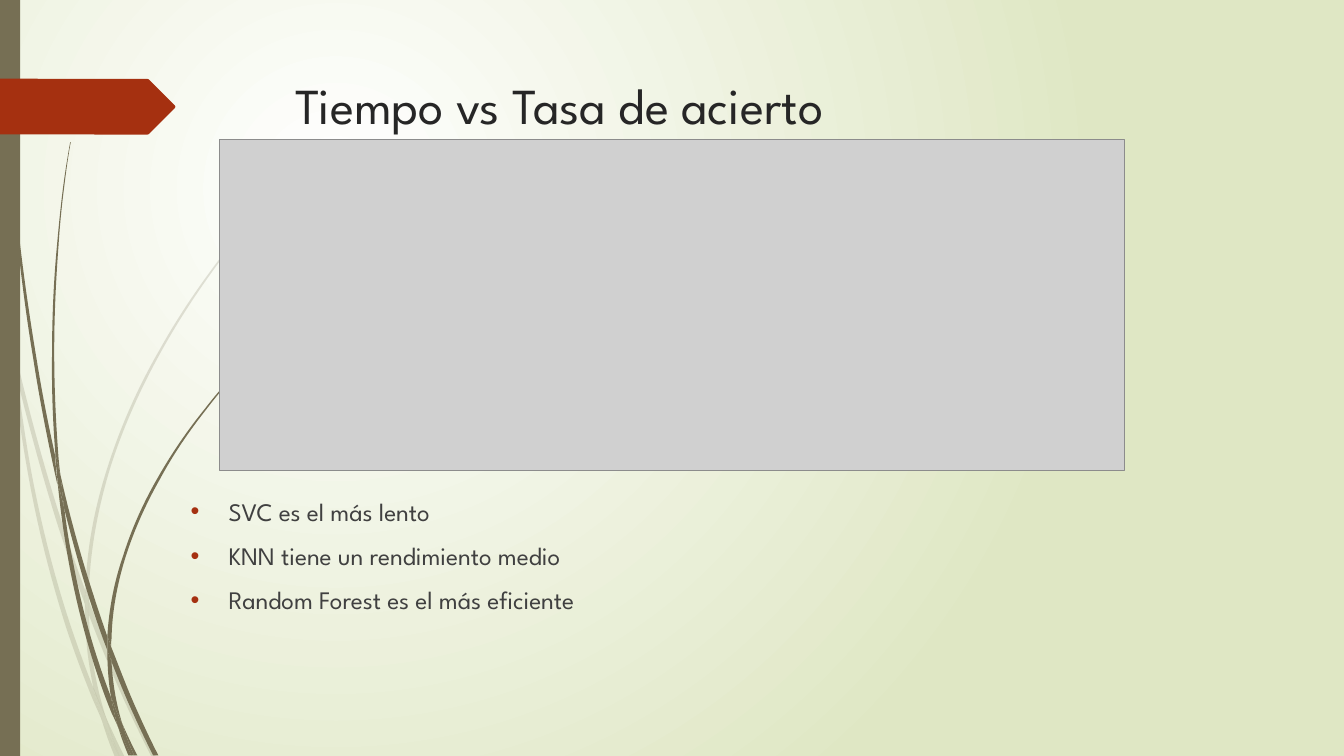
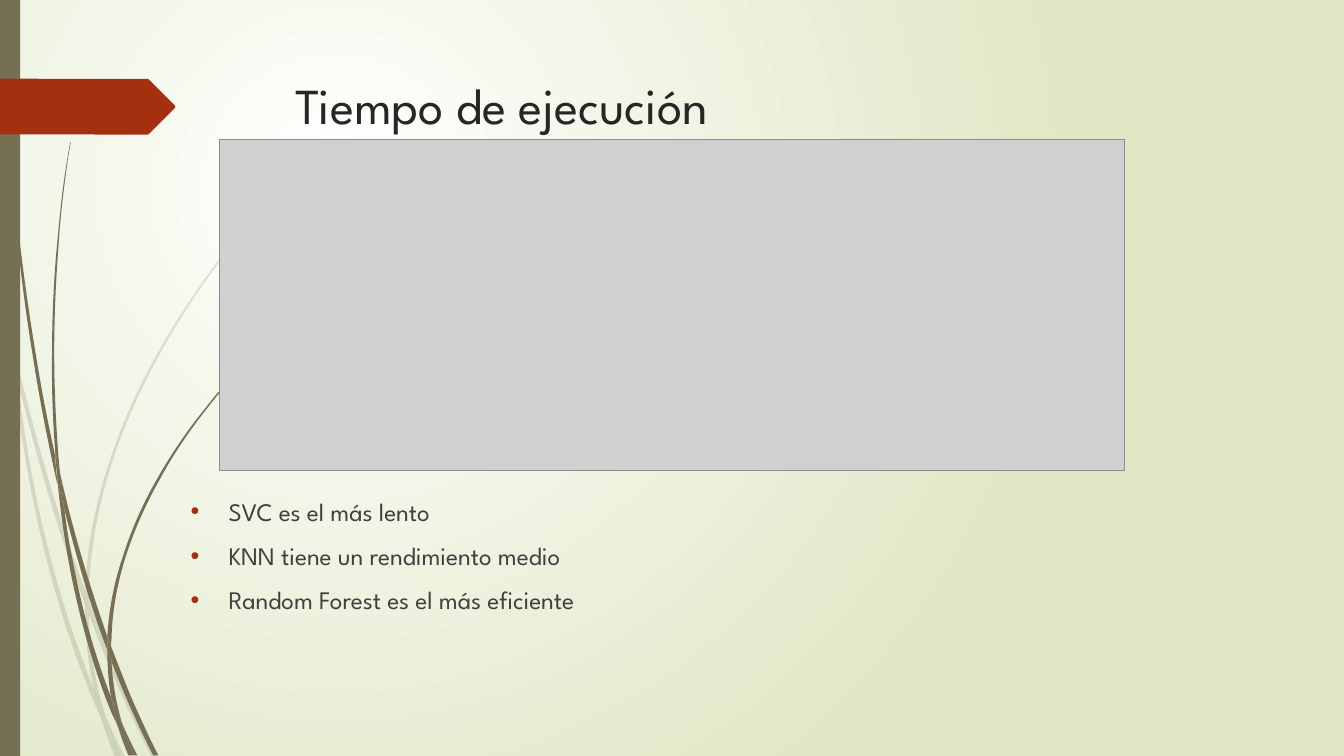
Before and after one commit to Emilio-Samuel/adivino, a slide deck: slide 13 of Proyecto Alfabeto.pptx (slide 12 before the commit). Drawn at 1344x756 pixels with LibreOffice and Linux fonts; fonts in the diff are those of the drawing; grey boxes stand for pictures. Boxes give left, top, right and bottom in pixels: in the first picture for what was removed or moved away, otherwise in the second. Text is boxed around its words. In the diff, an @@ line names an element or a change of style, - is before the commit and + after.

```diff
--- a/Proyecto Alfabeto.pptx
+++ b/Proyecto Alfabeto.pptx
@@ title at (x1=296, y1=89, x2=708, y2=135): text changed @@
-Tiempo vs Tasa de acierto
+Tiempo de ejecución
```
Also in this commit, not shown: 9 other slides changed, 1 slide added, 2 other files.
